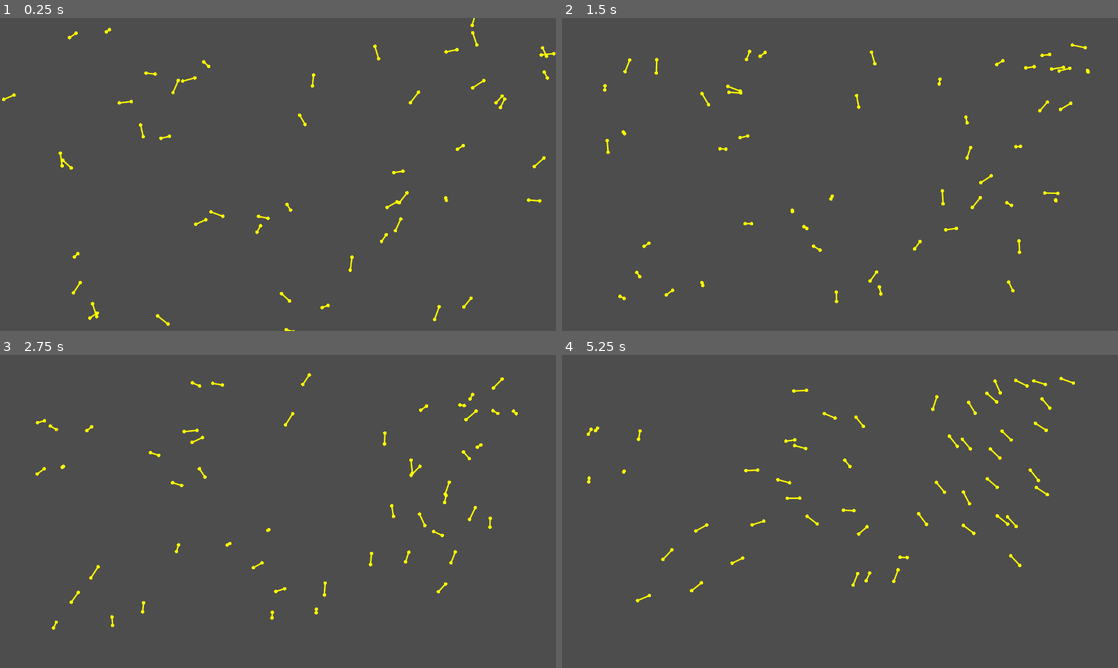
Above: before the commit, frames 1-4 (two rows, left to right).
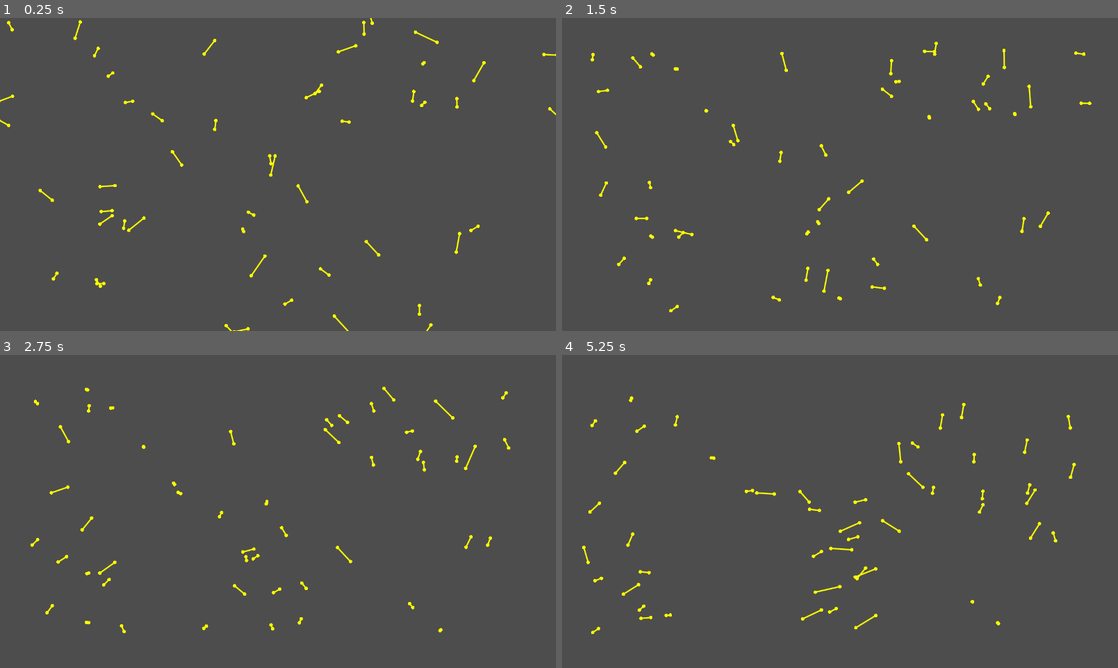
Above: after the commit, the same moments.

Repository: FromAriel/Experiments
Game: Godot game, scene res://Main.tscn
Two runs of this game, one before a commit and one after it. Both use one fixed random seed, a clock stepped at 60 frames per second and the inputs below.
Inputs:
- Up to frame 1 (0.25 s): no input
- Up to frame 2 (1.5 s): tap Enter at 0.5 s
- Up to frame 3 (2.75 s): no input
- Up to frame 4 (5.25 s): no input

The runs differ from the first frame. In frame 1, 2.0% of the frame differs, in the area x 0-100%, y 0-100%; in frame 2, 1.9%; in frame 3, 1.8%; in frame 4, 2.2%, in the area x 3-93%, y 6-90%.

Commit message:
feat(archetypes): load defaults and allow override

Diff:
--- /dev/null
+++ b/BOIDFIsh/fishyfishyfishy/archetypes/algae_patrol/bristlenose_pleco.tres
@@ -0,0 +1,17 @@
+[gd_resource type="Resource" load_steps=2 format=3]
+
+[ext_resource type="Script" path="res://scripts/data/fish_archetype.gd" id="1"]
+
+[resource]
+resource_name = "BristlenosePleco"
+script = ExtResource("1")
+FA_size_vec3_IN = Vector3(180, 50, 180)
+FA_max_speed_IN = 90.0
+FA_wander_weight_IN = 1.3
+FA_flock_type_IN = "BOTTOM_DWELLER"
+FA_depth_pref_IN = 1.0
+FA_z_steer_weight_IN = 1.0
+FA_deform_min_x_IN = 0.85
+FA_deform_max_y_IN = 1.15
+FA_flip_thresh_IN = 0.0
+FA_palette_id_IN = 10
--- /dev/null
+++ b/BOIDFIsh/fishyfishyfishy/archetypes/algae_patrol/siamese_algae_eater.tres
@@ -0,0 +1,17 @@
+[gd_resource type="Resource" load_steps=2 format=3]
+
+[ext_resource type="Script" path="res://scripts/data/fish_archetype.gd" id="1"]
+
+[resource]
+resource_name = "SiameseAlgaeEater"
+script = ExtResource("1")
+FA_size_vec3_IN = Vector3(160, 45, 160)
+FA_max_speed_IN = 100.0
+FA_wander_weight_IN = 1.3
+FA_flock_type_IN = "BOTTOM_DWELLER"
+FA_depth_pref_IN = 0.8
+FA_z_steer_weight_IN = 1.0
+FA_deform_min_x_IN = 0.85
+FA_deform_max_y_IN = 1.15
+FA_flip_thresh_IN = 0.0
+FA_palette_id_IN = 11
--- /dev/null
+++ b/BOIDFIsh/fishyfishyfishy/archetypes/bottom_parade/habrosus_cory.tres
@@ -0,0 +1,17 @@
+[gd_resource type="Resource" load_steps=2 format=3]
+
+[ext_resource type="Script" path="res://scripts/data/fish_archetype.gd" id="1"]
+
+[resource]
+resource_name = "HabrosusCory"
+script = ExtResource("1")
+FA_size_vec3_IN = Vector3(90, 28, 90)
+FA_max_speed_IN = 105.0
+FA_wander_weight_IN = 1.2
+FA_flock_type_IN = "BOTTOM_DWELLER"
+FA_depth_pref_IN = 0.9
+FA_z_steer_weight_IN = 1.0
+FA_deform_min_x_IN = 0.9
+FA_deform_max_y_IN = 1.1
+FA_flip_thresh_IN = 0.0
+FA_palette_id_IN = 9
--- /dev/null
+++ b/BOIDFIsh/fishyfishyfishy/archetypes/bottom_parade/sterbai_cory.tres
@@ -0,0 +1,17 @@
+[gd_resource type="Resource" load_steps=2 format=3]
+
+[ext_resource type="Script" path="res://scripts/data/fish_archetype.gd" id="1"]
+
+[resource]
+resource_name = "SterbaiCory"
+script = ExtResource("1")
+FA_size_vec3_IN = Vector3(100, 30, 100)
+FA_max_speed_IN = 110.0
+FA_wander_weight_IN = 1.2
+FA_flock_type_IN = "BOTTOM_DWELLER"
+FA_depth_pref_IN = 0.9
+FA_z_steer_weight_IN = 1.0
+FA_deform_min_x_IN = 0.9
+FA_deform_max_y_IN = 1.1
+FA_flip_thresh_IN = 0.0
+FA_palette_id_IN = 8
--- /dev/null
+++ b/BOIDFIsh/fishyfishyfishy/archetypes/graceful_gliders/marble_angelfish.tres
@@ -0,0 +1,17 @@
+[gd_resource type="Resource" load_steps=2 format=3]
+
+[ext_resource type="Script" path="res://scripts/data/fish_archetype.gd" id="1"]
+
+[resource]
+resource_name = "MarbleAngelfish"
+script = ExtResource("1")
+FA_size_vec3_IN = Vector3(220, 70, 220)
+FA_max_speed_IN = 130.0
+FA_wander_weight_IN = 0.6
+FA_flock_type_IN = "CRUISER"
+FA_depth_pref_IN = 0.3
+FA_z_steer_weight_IN = 1.0
+FA_deform_min_x_IN = 0.8
+FA_deform_max_y_IN = 1.2
+FA_flip_thresh_IN = 0.0
+FA_palette_id_IN = 4
--- /dev/null
+++ b/BOIDFIsh/fishyfishyfishy/archetypes/graceful_gliders/veil_angelfish.tres
@@ -0,0 +1,17 @@
+[gd_resource type="Resource" load_steps=2 format=3]
+
+[ext_resource type="Script" path="res://scripts/data/fish_archetype.gd" id="1"]
+
+[resource]
+resource_name = "VeilAngelfish"
+script = ExtResource("1")
+FA_size_vec3_IN = Vector3(230, 75, 230)
+FA_max_speed_IN = 125.0
+FA_wander_weight_IN = 0.6
+FA_flock_type_IN = "CRUISER"
+FA_depth_pref_IN = 0.3
+FA_z_steer_weight_IN = 1.0
+FA_deform_min_x_IN = 0.8
+FA_deform_max_y_IN = 1.2
+FA_flip_thresh_IN = 0.0
+FA_palette_id_IN = 5
--- /dev/null
+++ b/BOIDFIsh/fishyfishyfishy/archetypes/lazy_cruisers/dwarf_gourami.tres
@@ -0,0 +1,17 @@
+[gd_resource type="Resource" load_steps=2 format=3]
+
+[ext_resource type="Script" path="res://scripts/data/fish_archetype.gd" id="1"]
+
+[resource]
+resource_name = "DwarfGourami"
+script = ExtResource("1")
+FA_size_vec3_IN = Vector3(140, 45, 140)
+FA_max_speed_IN = 95.0
+FA_wander_weight_IN = 0.9
+FA_flock_type_IN = "LONER"
+FA_depth_pref_IN = 0.6
+FA_z_steer_weight_IN = 1.0
+FA_deform_min_x_IN = 0.9
+FA_deform_max_y_IN = 1.1
+FA_flip_thresh_IN = 0.0
+FA_palette_id_IN = 7
--- /dev/null
+++ b/BOIDFIsh/fishyfishyfishy/archetypes/lazy_cruisers/pearl_gourami.tres
@@ -0,0 +1,17 @@
+[gd_resource type="Resource" load_steps=2 format=3]
+
+[ext_resource type="Script" path="res://scripts/data/fish_archetype.gd" id="1"]
+
+[resource]
+resource_name = "PearlGourami"
+script = ExtResource("1")
+FA_size_vec3_IN = Vector3(150, 50, 150)
+FA_max_speed_IN = 100.0
+FA_wander_weight_IN = 0.9
+FA_flock_type_IN = "LONER"
+FA_depth_pref_IN = 0.6
+FA_z_steer_weight_IN = 1.0
+FA_deform_min_x_IN = 0.9
+FA_deform_max_y_IN = 1.1
+FA_flip_thresh_IN = 0.0
+FA_palette_id_IN = 6
--- /dev/null
+++ b/BOIDFIsh/fishyfishyfishy/archetypes/mid_accents/boesemani.tres
@@ -0,0 +1,17 @@
+[gd_resource type="Resource" load_steps=2 format=3]
+
+[ext_resource type="Script" path="res://scripts/data/fish_archetype.gd" id="1"]
+
+[resource]
+resource_name = "BoesemaniRainbow"
+script = ExtResource("1")
+FA_size_vec3_IN = Vector3(200, 60, 200)
+FA_max_speed_IN = 160.0
+FA_wander_weight_IN = 0.8
+FA_flock_type_IN = "SHOAL"
+FA_depth_pref_IN = 0.4
+FA_z_steer_weight_IN = 1.0
+FA_deform_min_x_IN = 0.85
+FA_deform_max_y_IN = 1.15
+FA_flip_thresh_IN = 0.0
+FA_palette_id_IN = 2
--- /dev/null
+++ b/BOIDFIsh/fishyfishyfishy/archetypes/mid_accents/turquoise.tres
@@ -0,0 +1,17 @@
+[gd_resource type="Resource" load_steps=2 format=3]
+
+[ext_resource type="Script" path="res://scripts/data/fish_archetype.gd" id="1"]
+
+[resource]
+resource_name = "TurquoiseRainbow"
+script = ExtResource("1")
+FA_size_vec3_IN = Vector3(190, 60, 190)
+FA_max_speed_IN = 150.0
+FA_wander_weight_IN = 0.8
+FA_flock_type_IN = "SHOAL"
+FA_depth_pref_IN = 0.5
+FA_z_steer_weight_IN = 1.0
+FA_deform_min_x_IN = 0.85
+FA_deform_max_y_IN = 1.15
+FA_flip_thresh_IN = 0.0
+FA_palette_id_IN = 3
--- /dev/null
+++ b/BOIDFIsh/fishyfishyfishy/archetypes/tiny_schoolers/cardinal.tres
@@ -0,0 +1,17 @@
+[gd_resource type="Resource" load_steps=2 format=3]
+
+[ext_resource type="Script" path="res://scripts/data/fish_archetype.gd" id="1"]
+
+[resource]
+resource_name = "CardinalTetra"
+script = ExtResource("1")
+FA_size_vec3_IN = Vector3(80, 20, 80)
+FA_max_speed_IN = 120.0
+FA_wander_weight_IN = 1.0
+FA_flock_type_IN = "SCHOOL"
+FA_depth_pref_IN = 0.4
+FA_z_steer_weight_IN = 1.0
+FA_deform_min_x_IN = 0.9
+FA_deform_max_y_IN = 1.1
+FA_flip_thresh_IN = 0.0
+FA_palette_id_IN = 0
--- /dev/null
+++ b/BOIDFIsh/fishyfishyfishy/archetypes/tiny_schoolers/neon.tres
@@ -0,0 +1,17 @@
+[gd_resource type="Resource" load_steps=2 format=3]
+
+[ext_resource type="Script" path="res://scripts/data/fish_archetype.gd" id="1"]
+
+[resource]
+resource_name = "NeonTetra"
+script = ExtResource("1")
+FA_size_vec3_IN = Vector3(70, 18, 70)
+FA_max_speed_IN = 110.0
+FA_wander_weight_IN = 1.0
+FA_flock_type_IN = "SCHOOL"
+FA_depth_pref_IN = 0.5
+FA_z_steer_weight_IN = 1.0
+FA_deform_min_x_IN = 0.9
+FA_deform_max_y_IN = 1.1
+FA_flip_thresh_IN = 0.0
+FA_palette_id_IN = 1
--- a/BOIDFIsh/fishyfishyfishy/scripts/boids/boid_system.gd
+++ b/BOIDFIsh/fishyfishyfishy/scripts/boids/boid_system.gd
@@ -109,13 +109,38 @@
 func _ensure_archetypes() -> void:
     ## Guarantees at least one archetype exists to avoid runtime errors.
     if FB_archetypes_IN.is_empty():
-        push_warning(
-            "BoidSystem: No FishArchetype resources assigned – generating default archetype."
-        )
-        var default_arch: FishArchetype = FishArchetype.new()  # Uses class defaults.
-        FB_archetypes_IN.append(default_arch)
+        _load_archetypes_from_dir("res://archetypes")
+        if FB_archetypes_IN.is_empty():
+            push_warning(
+                "BoidSystem: No FishArchetype resources assigned – generating default archetype."
+            )
+            var default_arch: FishArchetype = FishArchetype.new()  # Uses class defaults.
+            FB_archetypes_IN.append(default_arch)
+        else:
+            pass
     else:
         pass
+
+
+func _load_archetypes_from_dir(path: String) -> void:
+    var dir := DirAccess.open(path)
+    if dir == null:
+        return
+    dir.list_dir_begin()
+    var file := dir.get_next()
+    while file != "":
+        if file.begins_with("."):
+            pass
+        elif dir.current_is_dir():
+            _load_archetypes_from_dir(path + "/" + file)
+        elif file.get_extension() == "tres":
+            var res := load(path + "/" + file)
+            if res is FishArchetype:
+                FB_archetypes_IN.append(res)
+            else:
+                pass
+        file = dir.get_next()
+    dir.list_dir_end()
 
 
 func _add_fish(amount: int) -> void:
--- a/BOIDFIsh/fishyfishyfishy/scripts/core/game_manager.gd
+++ b/BOIDFIsh/fishyfishyfishy/scripts/core/game_manager.gd
@@ -1,5 +1,6 @@
+# gdlint:disable = class-variable-name,function-name,class-definitions-order
+class_name GameManager
 extends Node
-class_name GameManager
 ## Singleton that exposes user settings & debug flags.
 
 # --------------------------------------------------------------------- #
@@ -8,6 +9,7 @@
 @export_range(50, 600, 1) var GM_fish_count_IN: int = 300
 @export_range(0.5, 1.5, 0.01) var GM_depth_scale_IN: float = 1.0
 @export_enum("Community", "Reef", "Night") var GM_theme_IN: String = "Community"
+@export var GM_archetypes_override_IN: Array[FishArchetype] = []
 
 # --------------------------------------------------------------------- #
 #  Inspector – Debug Flags                                              #
@@ -33,6 +35,7 @@
 signal theme_changed(new_theme: String)
 signal debug_toggled(enabled: bool)
 
+
 # --------------------------------------------------------------------- #
 #  Lifecycle                                                            #
 # --------------------------------------------------------------------- #
@@ -43,6 +46,8 @@
     if GM_boid_system_RD == null:
         push_error("GameManager could not find FishBoidSim child node.")
     else:
+        if not GM_archetypes_override_IN.is_empty():
+            GM_boid_system_RD.FB_archetypes_IN = GM_archetypes_override_IN.duplicate()
         GM_boid_system_RD.set_fish_count(GM_fish_count_IN)
 
     if GM_renderer_RD == null:
Not shown, changed: BOIDFIsh/CHANGE_LOG.md
Not shown, changed: BOIDFIsh/TODO.md
